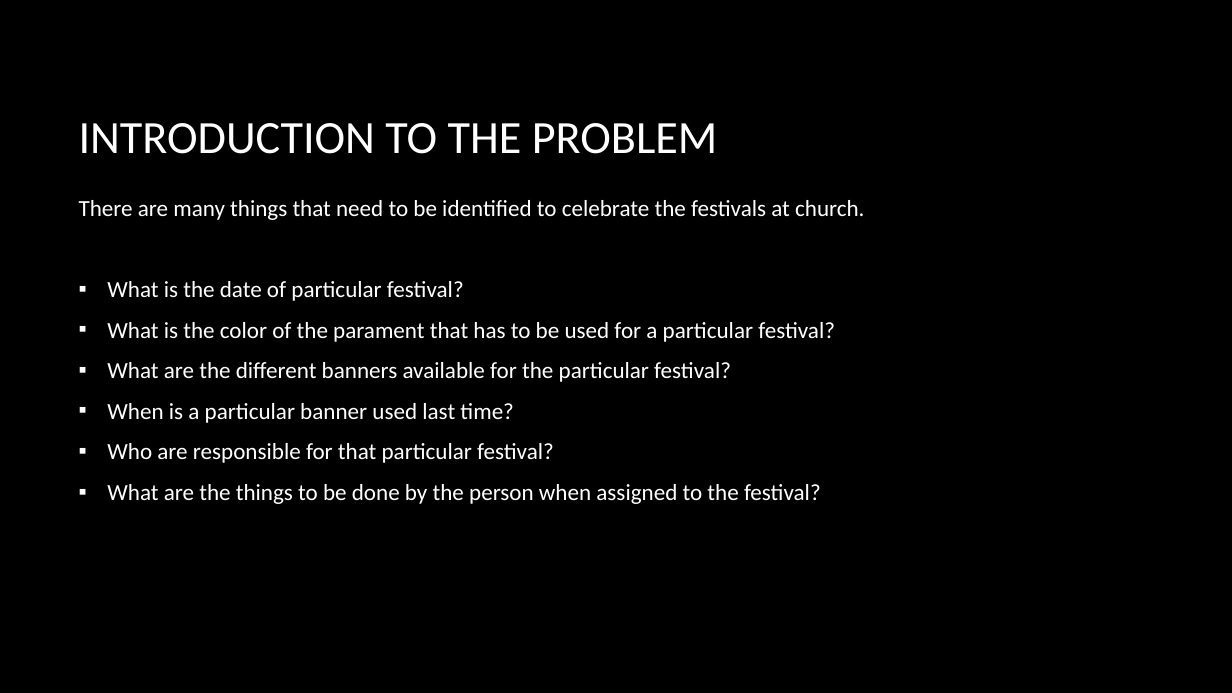
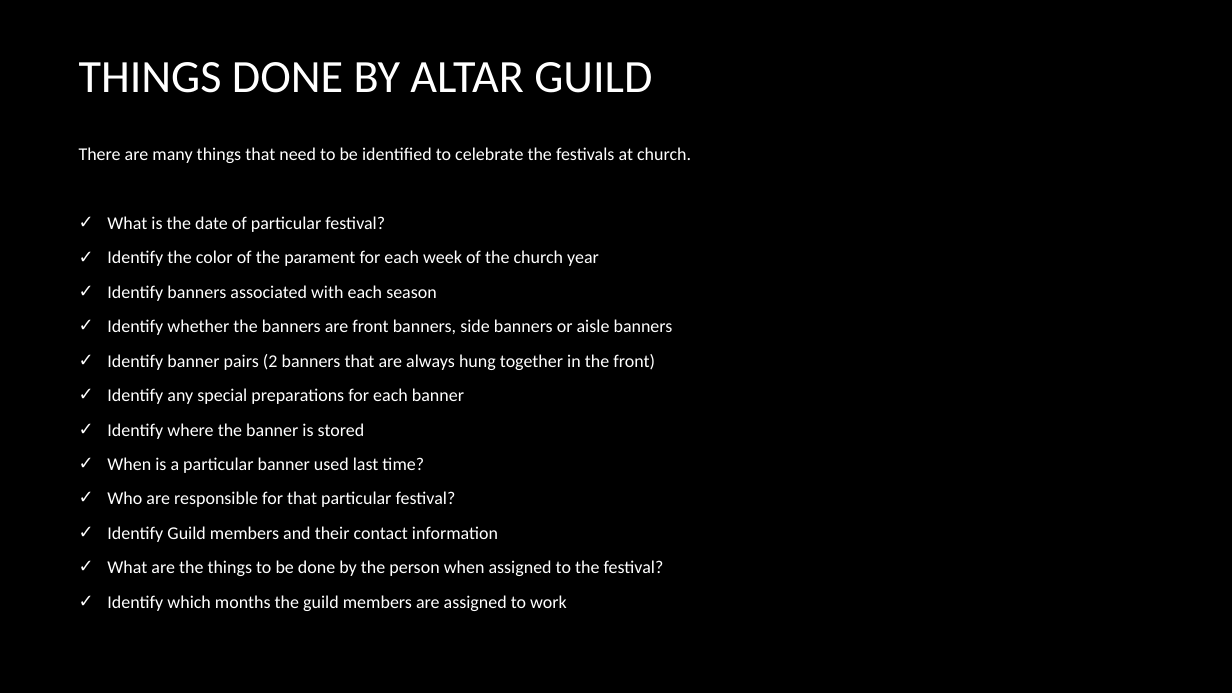
Before and after one commit to harishvavilala/Betterhappo, a slide deck: slide 4 of Powerpoints/finalpresentationintro.pptx (slide 2 before the commit). Drawn at 1232x693 pixels with LibreOffice and Linux fonts; fonts in the diff are those of the drawing; background and template pictures are left out. Boxes give left, top, right and bottom in pixels: in the first picture for what was removed or moved away, otherwise in the second. Text is boxed around its words. In the diff, an @@ line names an element or a change of style, - is before the commit and + after.

Commit message:
final presentation

```diff
--- a/Powerpoints/finalpresentationintro.pptx
+++ b/Powerpoints/finalpresentationintro.pptx
@@ title at [79,62,652,93]: text changed @@
-INTRODUCTION TO THE PROBLEM
+THINGS DONE BY ALTAR GUILD
@@ text "There are many things that ...": place and size @@
-text "There are many things that ..." at [79,200,864,504]
+text "There are many things that ..." at [79,147,691,611]
@@ text at [79,147,691,576]: size 18 to 14 pt in "There are many things that need to ...", "What is the date of particular festival?", "When is a particular banner used last ...", "Who are responsible for that particular festival?" and 1 more places; bullet ▪ to ✓ @@
@@ text at [107,250,673,439]: text changed; size 18 to 14 pt @@
-▪ What is the color of the parament that has to be used for a particular festival?
-▪ What are the different banners available for the particular festival?
+✓ Identify the color of the parament for each week of the church year
+✓ Identify banners associated with each season
+✓ Identify whether the banners are front banners, side banners or aisle banners
+✓ Identify banner pairs (2 banners that are always hung together in the front)
+✓ Identify any special preparations for each banner
+✓ Identify where the banner is stored
@@ text at [107,526,498,542]: paragraph added @@
+✓ Identify Guild members and their contact information
@@ text at [107,595,567,611]: paragraph added @@
+✓ Identify which months the guild members are assigned to work
```
Also in this commit, not shown: 1 other slide changed, 1 slide added.
